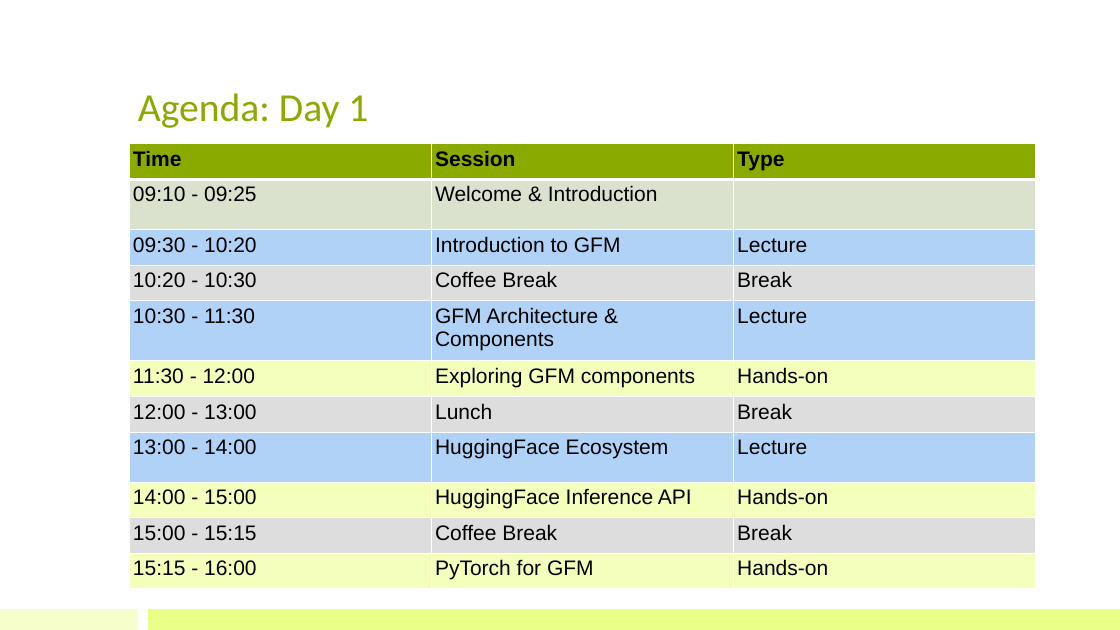
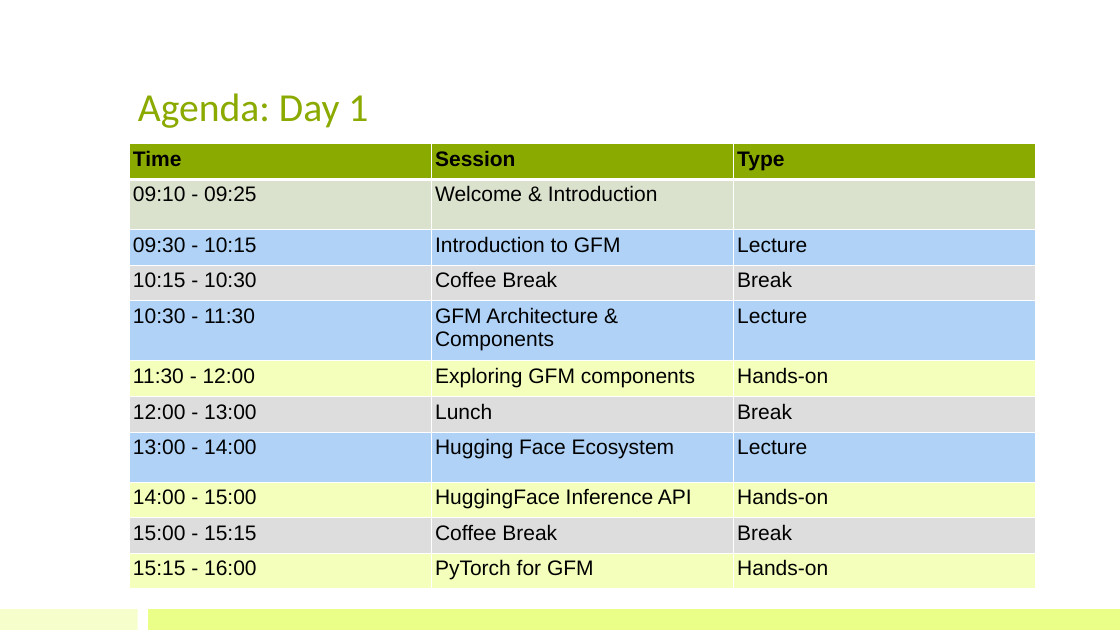
Before and after one commit to bioinfo-kaust/gfm-workshop, a slide deck: slide 5 of lecture_slides/00_workshop_introduction.pptx. Drawn at 1120x630 pixels with LibreOffice and Linux fonts; fonts in the diff are those of the drawing. Boxes give left, top, right and bottom in pixels: in the first picture for what was removed or moved away, otherwise in the second. Text is boxed around its words. In the diff, an @@ line names an element or a change of style, - is before the commit and + after.

```diff
--- a/lecture_slides/00_workshop_introduction.pptx
+++ b/lecture_slides/00_workshop_introduction.pptx
@@ table at bbox=[129, 144, 1037, 589] @@
-row 3, column 1: 09:30 - 10:20
+row 3, column 1: 09:30 - 10:15
-row 4, column 1: 10:20 - 10:30
+row 4, column 1: 10:15 - 10:30
-row 8, column 2: HuggingFace Ecosystem
+row 8, column 2: Hugging Face Ecosystem
```
Also in this commit, not shown: 3 other slides changed, 2 other files.
